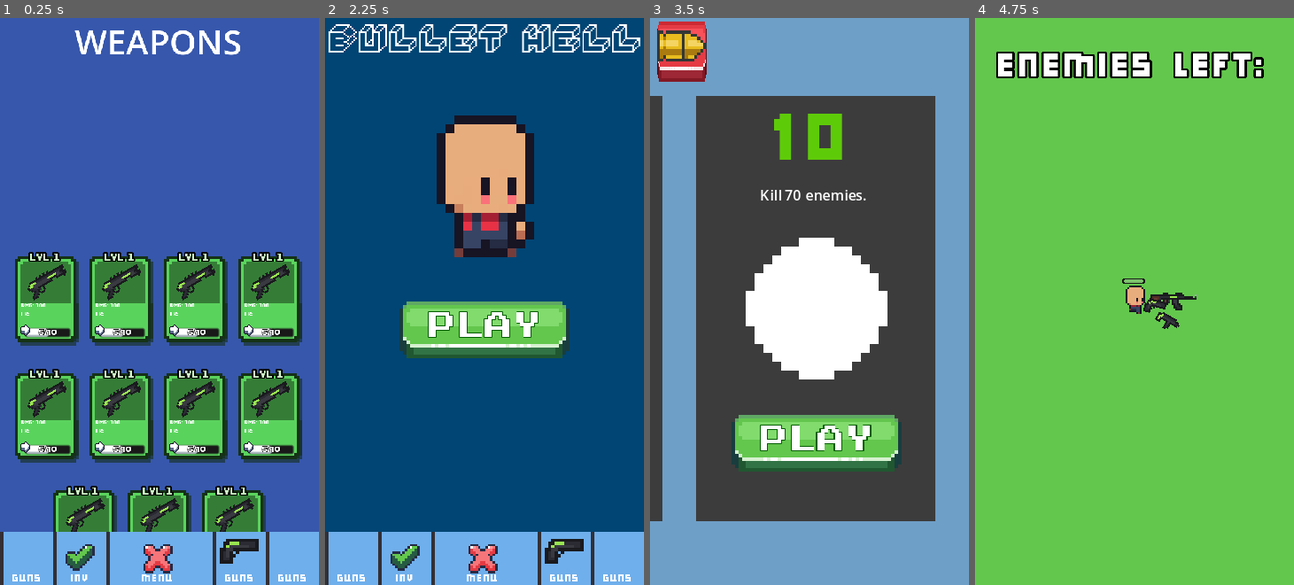
Above: before the commit, frames 1-4 (left to right).
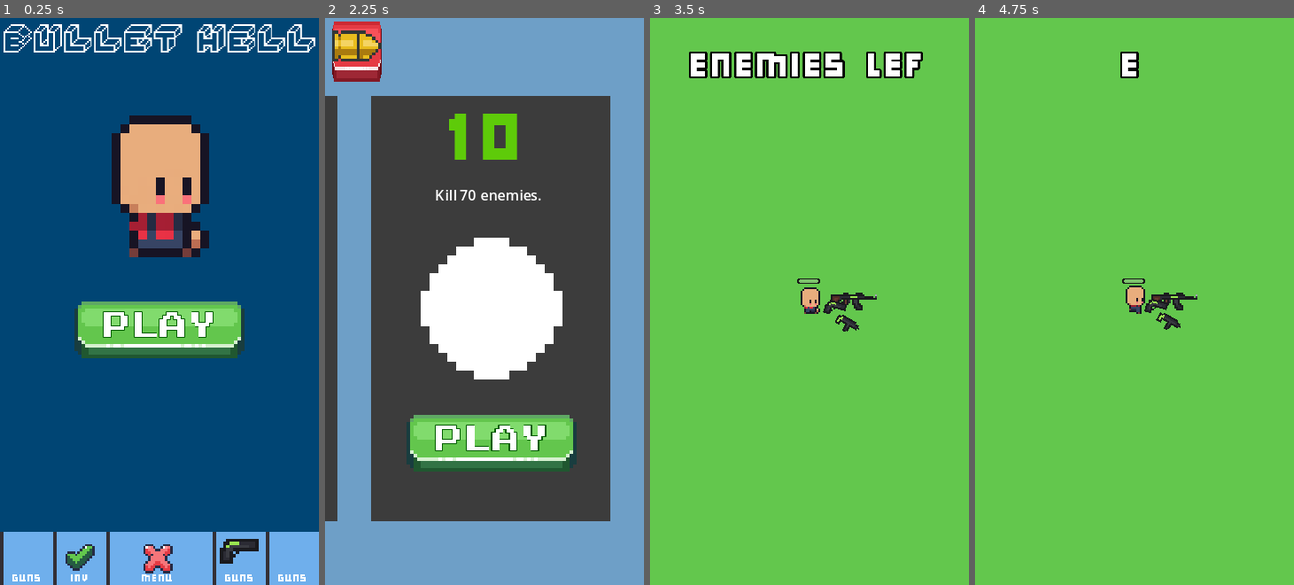
Above: after the commit, the same moments.

Repository: TrojanB/bullet_hell
Game: Godot game, scene res://scenes/menu.tscn
Two runs of this game, one before a commit and one after it. Both use one fixed random seed, a clock stepped at 60 frames per second and the inputs below.
Inputs (mouse positions are in pixels of both pictures, inside the frame that each line leads up to):
- Up to frame 1 (0.25 s): no input
- Up to frame 2 (2.25 s): click (369, 324) at 0.5 s, where only the run before the commit has a clickable "UPGRADE"; click "MENU" at 1.25 s; click (484, 329) at 2 s, where only the run after the commit has a clickable "PLAY"
- Up to frame 3 (3.5 s): click "PLAY" at 2.75 s
- Up to frame 4 (4.75 s): click (1140, 443) at 3.5 s, where only the run before the commit has a clickable "PLAY"; move the mouse to (1204, 273) at 4.27 s; hold D (walk_right) from 4.28 s (still down); click (1204, 273) at 4.42 s

The runs differ from the first frame. In frame 1, 90% of the frame differs, in the area x 0-100%, y 0-91%; in frame 2, 99%, in the area x 0-100%, y 0-100%; in frame 3, 98%; in frame 4, 3.1%.

Commit message:
INVENTORY BETA

Diff:
--- a/Player/player.tscn
+++ b/Player/player.tscn
@@ -19,7 +19,6 @@
 [ext_resource type="Texture2D" uid="uid://b0j10wyym4efd" path="res://GameSprites/DIAMONDS/blue_diamond.png" id="17_f5xpu"]
 [ext_resource type="Script" path="res://Player/Diamonds_Label.gd" id="17_h3t6n"]
 
-
 [sub_resource type="Animation" id="Animation_aoqe4"]
 resource_name = "RESET"
 tracks/0/type = "value"
--- /dev/null
+++ b/scenes/Card_Scenes/InventroyScript.gd
@@ -0,0 +1,26 @@
+extends Control
+
+@onready var inventory_contianer = $ScrollContainer/Inventory
+@onready var scroll_container = $ScrollContainer
+@onready var player_weapons : Array[weapon_card] = Gm.player_weapons
+var card_pattern = load("res://scenes/Card_Scenes/weapon_card.tscn")
+var selected_card = null
+
+func _ready():
+	#_add_space_holder(Vector2(150,40))
+	for weapon in player_weapons:
+		var card = card_pattern.instantiate()
+		card.weapon = weapon
+		card.connect("pressed", Callable(self, "_on_card_pressed").bind(card))
+		inventory_contianer.add_child(card)
+
+func _add_space_holder(s : Vector2):
+	var space_holder = Control.new()
+	space_holder.custom_minimum_size = s
+	inventory_contianer.add_child(space_holder)
+
+func _on_card_pressed(new_card):
+	print("ONCARD")
+	if selected_card and selected_card != new_card and not selected_card.roll_down_bool:
+		selected_card.roll_up()
+	selected_card = new_card
--- a/scenes/Card_Scenes/card_opening.gd
+++ b/scenes/Card_Scenes/card_opening.gd
@@ -20,6 +20,7 @@
 	var cards_script = cards.new()
 	var card = card_pattern.instantiate()
 	var random_card : weapon_card = cards_script.get_random_card()
+	Gm.player_weapons.append(random_card)
 
 	card.weapon = random_card
 	add_child(card)
--- a/scenes/Card_Scenes/inventory.tscn
+++ b/scenes/Card_Scenes/inventory.tscn
@@ -1,6 +1,16 @@
-[gd_scene load_steps=2 format=3 uid="uid://m0c1odflunq5"]
+[gd_scene load_steps=6 format=3 uid="uid://m0c1odflunq5"]
 
-[ext_resource type="PackedScene" uid="uid://cx7yfe6s4n1k7" path="res://scenes/Card_Scenes/weapon_card.tscn" id="1_t2q87"]
+[ext_resource type="Script" path="res://scenes/Card_Scenes/InventroyScript.gd" id="1_yuc4g"]
+[ext_resource type="PackedScene" uid="uid://bvl5qkhqujkb0" path="res://scenes/weapon_slot.tscn" id="2_ral3i"]
+[ext_resource type="FontFile" uid="uid://d3hsf8rev4rdj" path="res://Fonts/Moderniz.otf" id="3_ugotw"]
+
+[sub_resource type="StyleBoxFlat" id="StyleBoxFlat_ay778"]
+bg_color = Color(0.666667, 0.882353, 0.972549, 0.32549)
+shadow_color = Color(0, 0, 0, 0.678431)
+
+[sub_resource type="LabelSettings" id="LabelSettings_afd26"]
+font = ExtResource("3_ugotw")
+font_size = 8
 
 [node name="Inventory" type="Control"]
 layout_mode = 3
@@ -10,6 +20,7 @@
 grow_horizontal = 2
 grow_vertical = 2
 mouse_filter = 1
+script = ExtResource("1_yuc4g")
 
 [node name="ColorRect" type="ColorRect" parent="."]
 layout_mode = 1
@@ -35,57 +46,54 @@
 horizontal_scroll_mode = 0
 vertical_scroll_mode = 3
 
-[node name="HFlowContainer" type="HFlowContainer" parent="ScrollContainer"]
+[node name="Inventory" type="HFlowContainer" parent="ScrollContainer"]
 layout_mode = 2
 size_flags_horizontal = 3
 theme_override_constants/h_separation = 5
 theme_override_constants/v_separation = 15
 alignment = 1
 
-[node name="Label" type="Label" parent="ScrollContainer/HFlowContainer"]
+[node name="Label" type="Label" parent="ScrollContainer/Inventory"]
 custom_minimum_size = Vector2(150, 0)
 layout_mode = 2
 size_flags_horizontal = 3
-text = "WEAPONS"
 horizontal_alignment = 1
 
-[node name="Control" type="Control" parent="ScrollContainer/HFlowContainer"]
-custom_minimum_size = Vector2(150, 60)
+[node name="Panel" type="Panel" parent="ScrollContainer/Inventory"]
+custom_minimum_size = Vector2(150, 70)
+layout_mode = 2
+theme_override_styles/panel = SubResource("StyleBoxFlat_ay778")
+
+[node name="Label" type="Label" parent="ScrollContainer/Inventory/Panel"]
+layout_mode = 1
+anchors_preset = 10
+anchor_right = 1.0
+offset_top = -3.0
+offset_bottom = 14.0
+grow_horizontal = 2
+text = "EQUIPPED WEAPONS"
+label_settings = SubResource("LabelSettings_afd26")
+horizontal_alignment = 1
+
+[node name="EquippedWeaponsContaier" type="HBoxContainer" parent="ScrollContainer/Inventory/Panel"]
+layout_mode = 1
+anchors_preset = 15
+anchor_right = 1.0
+anchor_bottom = 1.0
+offset_left = 8.0
+offset_top = 14.0
+offset_right = -10.0
+grow_horizontal = 2
+grow_vertical = 2
+
+[node name="Weapon_Slot" parent="ScrollContainer/Inventory/Panel/EquippedWeaponsContaier" instance=ExtResource("2_ral3i")]
 layout_mode = 2
 
-[node name="Weapon_Card3" parent="ScrollContainer/HFlowContainer" instance=ExtResource("1_t2q87")]
+[node name="Weapon_Slot2" parent="ScrollContainer/Inventory/Panel/EquippedWeaponsContaier" instance=ExtResource("2_ral3i")]
 layout_mode = 2
 
-[node name="Weapon_Card4" parent="ScrollContainer/HFlowContainer" instance=ExtResource("1_t2q87")]
+[node name="Weapon_Slot3" parent="ScrollContainer/Inventory/Panel/EquippedWeaponsContaier" instance=ExtResource("2_ral3i")]
 layout_mode = 2
 
-[node name="Weapon_Card5" parent="ScrollContainer/HFlowContainer" instance=ExtResource("1_t2q87")]
+[node name="Weapon_Slot4" parent="ScrollContainer/Inventory/Panel/EquippedWeaponsContaier" instance=ExtResource("2_ral3i")]
 layout_mode = 2
-
-[node name="Weapon_Card6" parent="ScrollContainer/HFlowContainer" instance=ExtResource("1_t2q87")]
-layout_mode = 2
-
-[node name="Weapon_Card7" parent="ScrollContainer/HFlowContainer" instance=ExtResource("1_t2q87")]
-layout_mode = 2
-
-[node name="Weapon_Card8" parent="ScrollContainer/HFlowContainer" instance=ExtResource("1_t2q87")]
-layout_mode = 2
-
-[node name="Weapon_Card9" parent="ScrollContainer/HFlowContainer" instance=ExtResource("1_t2q87")]
-layout_mode = 2
-
-[node name="Weapon_Card10" parent="ScrollContainer/HFlowContainer" instance=ExtResource("1_t2q87")]
-layout_mode = 2
-
-[node name="Weapon_Card11" parent="ScrollContainer/HFlowContainer" instance=ExtResource("1_t2q87")]
-layout_mode = 2
-
-[node name="Weapon_Card12" parent="ScrollContainer/HFlowContainer" instance=ExtResource("1_t2q87")]
-layout_mode = 2
-
-[node name="Weapon_Card13" parent="ScrollContainer/HFlowContainer" instance=ExtResource("1_t2q87")]
-layout_mode = 2
-
-[node name="SpaceHolder" type="Control" parent="ScrollContainer/HFlowContainer"]
-custom_minimum_size = Vector2(150, 40)
-layout_mode = 2
--- a/scenes/Card_Scenes/weapon_card.gd
+++ b/scenes/Card_Scenes/weapon_card.gd
@@ -5,7 +5,7 @@
 @onready var card_panel = $Card_Panel
 @onready var roll_down_panel = $Roll_Down_Panel
 @onready var animation_player = $AnimationPlayer
-@onready var roll_down_bool = false
+@onready var roll_down_bool = true
 
 @onready var name_label = $Card_Panel/Name_Label
 @onready var button = $Card_Panel/Button
@@ -18,27 +18,29 @@
 
 @onready var path_to_guns_sprites : String = Gm.path_to_guns_sprites
 var is_dragging = false
+signal pressed
 
 func _ready():
 	update_ui()
 
 func _gui_input(event):
 	if event is InputEventScreenTouch and not event.is_pressed() and not is_dragging:
+		pressed.emit()
 		if roll_down_bool:
-			animation_player.play("roll_up")
-			roll_down_bool = false
+			roll_down()
 		else:
-			animation_player.play("roll_down")
-			roll_down_bool = true
+			roll_up()
 	elif event is InputEventScreenDrag and not is_dragging:
+		print("CARD DRAGGED")
 		is_dragging = true
-	elif InputEventScreenTouch and not event.is_pressed() and is_dragging:
-		is_dragging = true
+	elif InputEventScreenTouch and event.is_pressed() and is_dragging:
+		print("CARD STOPPED")
+		is_dragging = false
 
 func update_ui():
 	if weapon:
 		if name_label:
-			name_label.text = weapon.weapon_name
+			name_label.text = weapon.name
 		else:
 			print("name_label is null")
 
@@ -57,7 +59,7 @@
 		else:
 			print("fire_rate_label is null")
 
-		var weapon_image = load(path_to_guns_sprites + weapon.weapon_name + ".png")
+		var weapon_image = load(path_to_guns_sprites + weapon.name + ".png")
 		if weapon_image:
 			weapon_texture.texture = weapon_image
 		print("WEAPON CARD: ALRIGHT")
@@ -70,3 +72,31 @@
 			upgrade_progress_label.text = str(weapon.amount, "/", needed_cards)
 	else:
 		print("WEAPON CARD: NOT GOOD")
+
+func roll_down():
+	animation_player.play("roll_down")
+	roll_down_bool = false
+
+func roll_up():
+	animation_player.play("roll_up")
+	roll_down_bool = true
+
+func _on_mouse_entered():
+	scale = Vector2(1.1,1.1)
+
+func _on_mouse_exited():
+	scale = Vector2(1,1)
+
+
+func _on_upgrade_button_mouse_entered():
+	scale = Vector2(1.1,1.1)
+
+func _on_upgrade_button_mouse_exited():
+	scale = Vector2(1,1)
+
+
+func _on_equip_button_mouse_entered():
+	scale = Vector2(1.1,1.1)
+
+func _on_equip_button_mouse_exited():
+	scale = Vector2(1,1)
--- a/scenes/Card_Scenes/weapon_card.tscn
+++ b/scenes/Card_Scenes/weapon_card.tscn
@@ -86,7 +86,19 @@
 "times": PackedFloat32Array(0),
 "transitions": PackedFloat32Array(1),
 "update": 0,
-"values": [Vector2(0.6, 0.6)]
+"values": [Vector2(1, 1)]
+}
+tracks/2/type = "value"
+tracks/2/imported = false
+tracks/2/enabled = true
+tracks/2/path = NodePath("UpgradeButton:visible")
+tracks/2/interp = 1
+tracks/2/loop_wrap = true
+tracks/2/keys = {
+"times": PackedFloat32Array(0),
+"transitions": PackedFloat32Array(1),
+"update": 1,
+"values": [false]
 }
 
 [sub_resource type="Animation" id="Animation_wi22r"]
@@ -108,6 +120,7 @@
 [sub_resource type="Animation" id="Animation_cygvm"]
 resource_name = "roll_down"
 length = 0.1
+step = 0.01
 tracks/0/type = "value"
 tracks/0/imported = false
 tracks/0/enabled = true
@@ -119,6 +132,30 @@
 "transitions": PackedFloat32Array(1, 1),
 "update": 0,
 "values": [Vector2(0, 22), Vector2(0, 36)]
+}
+tracks/1/type = "value"
+tracks/1/imported = false
+tracks/1/enabled = true
+tracks/1/path = NodePath("..:scale")
+tracks/1/interp = 1
+tracks/1/loop_wrap = true
+tracks/1/keys = {
+"times": PackedFloat32Array(0, 0.05, 0.1),
+"transitions": PackedFloat32Array(1, 1, 1),
+"update": 0,
+"values": [Vector2(1, 1), Vector2(1.15, 1.15), Vector2(1.1, 1.1)]
+}
+tracks/2/type = "value"
+tracks/2/imported = false
+tracks/2/enabled = true
+tracks/2/path = NodePath("UpgradeButton:visible")
+tracks/2/interp = 1
+tracks/2/loop_wrap = true
+tracks/2/keys = {
+"times": PackedFloat32Array(0.1),
+"transitions": PackedFloat32Array(1),
+"update": 1,
+"values": [true]
 }
 
 [sub_resource type="Animation" id="Animation_uweuv"]
@@ -136,6 +173,30 @@
 "update": 0,
 "values": [Vector2(0, 36), Vector2(0, 22)]
 }
+tracks/1/type = "value"
+tracks/1/imported = false
+tracks/1/enabled = true
+tracks/1/path = NodePath("..:scale")
+tracks/1/interp = 1
+tracks/1/loop_wrap = true
+tracks/1/keys = {
+"times": PackedFloat32Array(0, 0.1),
+"transitions": PackedFloat32Array(1, 1),
+"update": 0,
+"values": [Vector2(1.1, 1.1), Vector2(1, 1)]
+}
+tracks/2/type = "value"
+tracks/2/imported = false
+tracks/2/enabled = true
+tracks/2/path = NodePath("UpgradeButton:visible")
+tracks/2/interp = 1
+tracks/2/loop_wrap = true
+tracks/2/keys = {
+"times": PackedFloat32Array(0),
+"transitions": PackedFloat32Array(1),
+"update": 1,
+"values": [false]
+}
 
 [sub_resource type="AnimationLibrary" id="AnimationLibrary_d1dlm"]
 _data = {
@@ -151,7 +212,6 @@
 anchors_preset = 0
 offset_right = 24.0
 offset_bottom = 32.0
-scale = Vector2(0.6, 0.6)
 pivot_offset = Vector2(15, 20)
 mouse_filter = 1
 script = ExtResource("1_su21n")
@@ -180,7 +240,7 @@
 label_settings = SubResource("LabelSettings_jspdf")
 horizontal_alignment = 1
 
-[node name="Button" type="Button" parent="Card_Panel"]
+[node name="EquipButton" type="Button" parent="Card_Panel"]
 custom_minimum_size = Vector2(12, 4)
 layout_mode = 1
 anchors_preset = 8
@@ -189,9 +249,9 @@
 anchor_right = 0.5
 anchor_bottom = 0.5
 offset_left = -12.0
-offset_top = 8.66667
+offset_top = 5.0
 offset_right = 11.0
-offset_bottom = 15.6667
+offset_bottom = 15.0
 grow_horizontal = 2
 grow_vertical = 2
 theme_override_colors/font_outline_color = Color(0, 0, 0, 1)
@@ -200,7 +260,7 @@
 theme_override_styles/hover_mirrored = SubResource("StyleBoxTexture_ifc1v")
 theme_override_styles/pressed_mirrored = SubResource("StyleBoxTexture_3y3rs")
 theme_override_styles/normal = SubResource("StyleBoxTexture_4y8rm")
-text = "UPGRADE
+text = "EQUIP
 "
 
 [node name="Level_Label" type="Label" parent="Card_Panel"]
@@ -261,6 +321,7 @@
 offset_bottom = -3.54201
 grow_horizontal = 2
 grow_vertical = 0
+mouse_filter = 1
 theme_override_styles/background = SubResource("StyleBoxFlat_37su5")
 theme_override_styles/fill = SubResource("StyleBoxFlat_t7u7h")
 max_value = 10.0
@@ -323,8 +384,39 @@
 text = "FR:"
 label_settings = SubResource("LabelSettings_lntya")
 
+[node name="UpgradeButton" type="Button" parent="Roll_Down_Panel"]
+visible = false
+custom_minimum_size = Vector2(12, 4)
+layout_mode = 1
+anchors_preset = 8
+anchor_left = 0.5
+anchor_top = 0.5
+anchor_right = 0.5
+anchor_bottom = 0.5
+offset_left = -12.0
+offset_top = -10.0
+offset_right = 11.0
+offset_bottom = 0.999998
+grow_horizontal = 2
+grow_vertical = 2
+theme_override_colors/font_outline_color = Color(0, 0, 0, 1)
+theme_override_constants/outline_size = 1
+theme_override_font_sizes/font_size = 3
+theme_override_styles/hover_mirrored = SubResource("StyleBoxTexture_ifc1v")
+theme_override_styles/pressed_mirrored = SubResource("StyleBoxTexture_3y3rs")
+theme_override_styles/normal = SubResource("StyleBoxTexture_4y8rm")
+text = "UPGRADE
+"
+
 [node name="AnimationPlayer" type="AnimationPlayer" parent="."]
 root_node = NodePath("../Roll_Down_Panel")
 libraries = {
 "": SubResource("AnimationLibrary_d1dlm")
 }
+
+[connection signal="mouse_entered" from="." to="." method="_on_mouse_entered"]
+[connection signal="mouse_exited" from="." to="." method="_on_mouse_exited"]
+[connection signal="mouse_entered" from="Card_Panel/EquipButton" to="." method="_on_equip_button_mouse_entered"]
+[connection signal="mouse_exited" from="Card_Panel/EquipButton" to="." method="_on_equip_button_mouse_exited"]
+[connection signal="mouse_entered" from="Roll_Down_Panel/UpgradeButton" to="." method="_on_upgrade_button_mouse_entered"]
+[connection signal="mouse_exited" from="Roll_Down_Panel/UpgradeButton" to="." method="_on_upgrade_button_mouse_exited"]
--- a/scenes/Card_Scenes/weapon_card_class.gd
+++ b/scenes/Card_Scenes/weapon_card_class.gd
@@ -1,6 +1,6 @@
 class_name weapon_card
 #Weapon variables
-var weapon_name : String = "{Undefined}"
+var name : String = "{Undefined}"
 var damage : float = 1
 var fire_rate : float = 1
 var radius : float = 1
@@ -10,7 +10,7 @@
 var level : int = 1
 
 func _init(_weapon_name : String = "{Undefined}", _damage : float = 1, _fire_rate : float = 1, _radius : float = 1, _amount : int = 1, _rarity : Gm.rarities = Gm.rarities.COMMON, _level : int = 1):
-	weapon_name = _weapon_name
+	name = _weapon_name
 	damage = _damage
 	fire_rate = _fire_rate
 	radius = _radius
--- a/scenes/button.tscn
+++ b/scenes/button.tscn
@@ -3,7 +3,7 @@
 [ext_resource type="Texture2D" uid="uid://knnds6au6rvy" path="res://GameSprites/BUTTONS/[1] Light Blue/[3] Hover.png" id="1_kmloq"]
 [ext_resource type="Texture2D" uid="uid://djo71r752gwgx" path="res://GameSprites/BUTTONS/[1] Light Blue/[2] Clicked.png" id="2_dsjii"]
 [ext_resource type="Texture2D" uid="uid://bi7gf7o2d54qm" path="res://GameSprites/BUTTONS/[1] Light Blue/[1] Normal.png" id="3_1yees"]
-[ext_resource type="Script" path="res://button.gd" id="4_fm2yc"]
+[ext_resource type="Script" path="res://scripts/button.gd" id="4_fm2yc"]
 
 [node name="Button" type="Button"]
 offset_right = 48.0
--- a/scenes/menu.gd
+++ b/scenes/menu.gd
@@ -6,33 +6,32 @@
 
 var is_dragging := false
 var current_tab_index := 1  # 0 = inventory, 1 = menu, 2 = card_opening
-var swipe_threshold := 7  # Minimalna odległość potrzebna do wykrycia przesunięcia
+var swipe_threshold := 4  # Minimalna odległość potrzebna do wykrycia przesunięcia
 var swipe_start_position : Vector2
 var tab_positions := [0, -90, -180]  # Pozycje X zakładek
 
 var go_right : bool = false
 
 func  _ready():
+	position.x = -90
 	set_process_input(true)
 
 func _gui_input(event):
 	if event is InputEventScreenTouch and event.is_pressed():
-		print("TOUCHED")
 		swipe_start_position = event.position
 
 	elif event is InputEventScreenDrag:
 		is_dragging = true
 		var swipe_delta = event.position - swipe_start_position
 		print(swipe_delta.x)
-		if swipe_delta.x > 0: #zmieniam zakladke w lewo
+		if swipe_delta.x > swipe_threshold: #zmieniam zakladke w lewo
 			position.x += swipe_delta.x
 			go_right = false
-		else: #zmieniam zakladke w prawo
+		elif swipe_delta.x < -swipe_threshold: #zmieniam zakladke w prawo
 			position.x += swipe_delta.x
 			go_right = true
 
 	elif is_dragging and event is InputEventScreenTouch and not event.is_pressed():
-		print("STOP DRAGGING/TOUCHING")
 		is_dragging = false
 		swipe_start_position = Vector2.ZERO
 		if go_right and current_tab_index < tab_positions.size()-1:
@@ -40,9 +39,8 @@
 		elif not go_right and current_tab_index > 0:
 			current_tab_index -=1
 		move_to_tab(current_tab_index)
-	elif event is InputEventScreenTouch and not event.is_pressed():
-		if position.x != tab_positions[current_tab_index]:
-			move_to_tab(current_tab_index)
+	elif not is_dragging and event is InputEventScreenTouch and not event.is_pressed():
+		pass
 
 # Funkcja do przeskoku do najbliższej zakładki
 func snap_to_closest_tab():
@@ -61,7 +59,6 @@
 
 # Przemieszcza pozycję do odpowiedniej zakładki
 func move_to_tab(tab_index):
-	print("YOOO")
 	var target_x = tab_positions[tab_index]
 	var tween = get_tree().create_tween()
 	tween.EASE_OUT
--- a/scenes/menu.tscn
+++ b/scenes/menu.tscn
@@ -21,8 +21,8 @@
 
 [node name="HBoxContainer" type="HBoxContainer" parent="."]
 layout_mode = 0
-offset_right = 40.0
-offset_bottom = 40.0
+offset_right = 270.0
+offset_bottom = 160.0
 theme_override_constants/separation = 0
 script = ExtResource("1_yoac7")
 
--- a/scripts/GM.gd
+++ b/scripts/GM.gd
@@ -2,7 +2,11 @@
 #MAIN VARIABLES
 var last_completed_level : int = 10
 var diamonds : int = 0
-var player_weapon_cards : Array[weapon_card]
+var player_weapons: Array[weapon_card] = [
+	weapon_card.new("PISTOL_01", 10, 2, 50,3,1,3),
+	weapon_card.new("PISTOL_02", 10, 2, 50,3,1,3),
+	weapon_card.new("PISTOL_01", 10, 2, 50,3,1,3)
+]
 
 enum game_mode {KILL_AMOUNT,SURVIVE_TIME,KILL_AMOUNT_TIME,KILL_BOSS}
 enum rarities {COMMON, RARE, EPIC, LEGENDARY}
Renamed: button.gd -> scripts/button.gd
